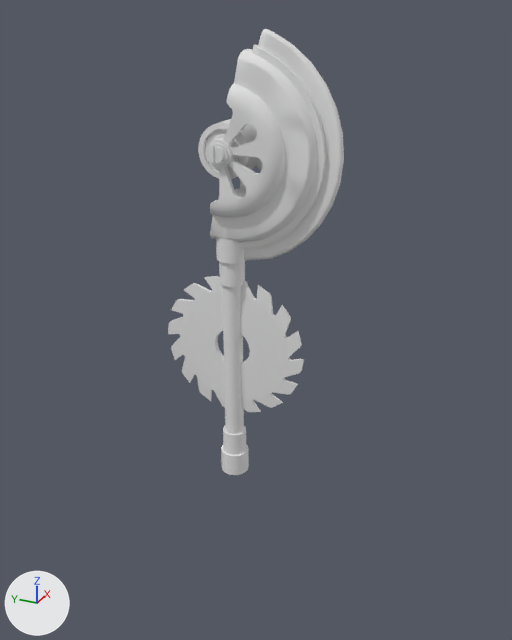
Before and after pictures for a commit that changed the FBX model Assets/Content/3Dmodels/Weapons/Melees/FirefighterCircularSaw/3Dmodel_Weapon_Melee_FirefighterCircularSaw.fbx.
One viewpoint serves both versions: a 50 mm lens placed at (-1.168, -0.577, 0.653), pointed at (0.047, -0.03, 0.045). Every picture has the same lights, and +X, +Y and +Z are marked at lower left. The older version comes first. Where no turn or scale is listed for an object, it has been applied to the vertices.

Names of what the first picture shows: 'Balde_Low', 'Saw_Low'.
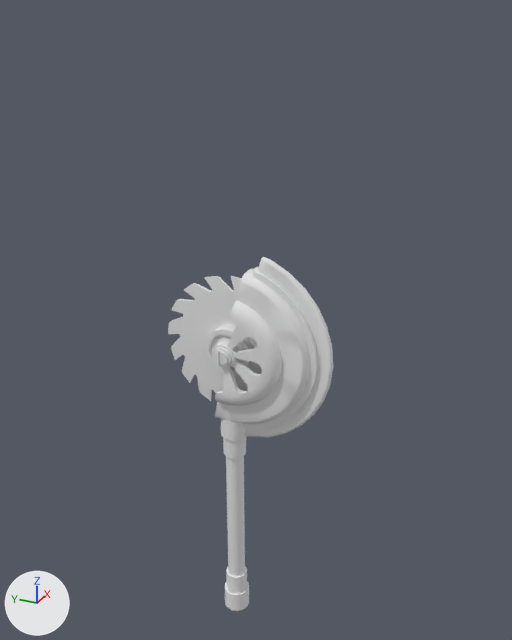
Pixel boxes (x1, y1, x2, y2) of what changed, in the pictures (512 x 640 px):
'Saw_Low', deleted
    before: (198, 29, 344, 475)
'Weapon_Melee_FirefighterCircularSaw', added
    after: (205, 257, 333, 611)

Edits to the bpy script that builds the scene:
```text
Add me_weapon_melee_firefightercircularsaw:
    me_weapon_melee_firefightercircularsaw.from_pydata(...)  # 1706 vertices, 1896 faces; spans x -0.06..0.06, y -0.215..0.05, z -0.7..0.203
Remove ob_saw_low:
    ob_saw_low = bpy.data.objects.new('Saw_Low', me_saw_low)
    ob_saw_low.location = (0.0, 0.0, 0.0)
Add ob_weapon_melee_firefightercircularsaw:
    ob_weapon_melee_firefightercircularsaw = bpy.data.objects.new('Weapon_Melee_FirefighterCircularSaw', me_weapon_melee_firefightercircularsaw)
    ob_weapon_melee_firefightercircularsaw.location = (0.0, 0.0, 0.0)
```
